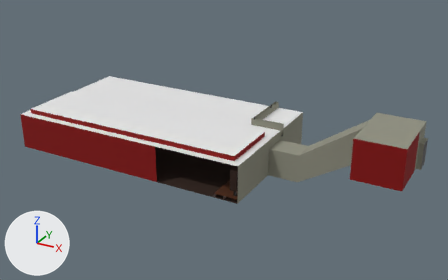
Two versions of the glTF model assets/models/bar.glb, one commit apart.
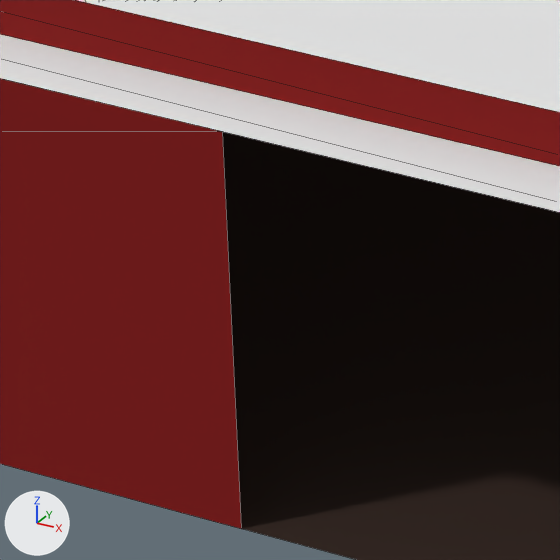
Old and new are each drawn whole from a 50 mm lens placed at (21.5, -40.8, 22.2), pointed at (-0.8, -0.2, 1.9) and again close up on the part from 30% to 41% of the width and 48% to 66% of the height. The axes (+X, +Y, +Z) are drawn at lower left. The lights are the same throughout. The close-ups show mesh edges as thin lines. Vertices at the same position are counted once.

The first close-up shows 'bar'.
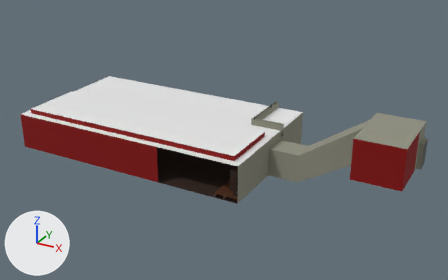
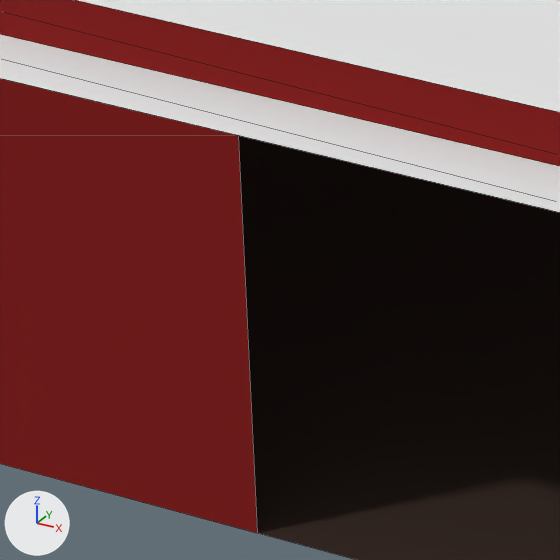
Commit message: bar final version

Boxes (x1, y1, x2, y2) around the edits, measured in the close-ups (560 x 560 px; the box of a moved part takes in the faces that stretch with it):
part 1 of me_plane_005, moved or reshaped
    before: (0, 78, 241, 529)
    after: (0, 78, 257, 533)

Diff of the bpy script that builds the scene:
```diff
--- a/assets/models/bar.glb.py
+++ b/assets/models/bar.glb.py
@@ me_plane_005 @@
 me_plane_005.from_pydata(...)  # 503 vertices, 806 faces; spans x -17.3..14.8, y -6.0..6.0, z -0.2..6.0
 # used by ob_bar; location = (0.0, 0.0, 0.0)
 # verts and faces of me_plane_005; kept vertices keep their numbers, new ones are numbered from 503
 # before: 110 (-3.5, -6.0, 3.0) at pixel (222, 131), 111 (-3.5, -6.0, 0.0) at pixel (241, 528)
+# me_plane_005 part 1
+verts[110] = (-3.4, -6.0, 3.0)  # moved, pixel (238, 135)
+verts[111] = (-3.4, -6.0, 0.0)  # moved, pixel (257, 533)
 me_plane_005.materials.append(mat_darker_wood)
@@ me_plane_005 @@
 me_plane_005.materials.append(mat_platre)
-me_plane_005.materials.append(mat_lighter_wood)  # brown #99542e
-me_plane_005.materials.append(mat_transparent_glass)  # dark green #337238
```
